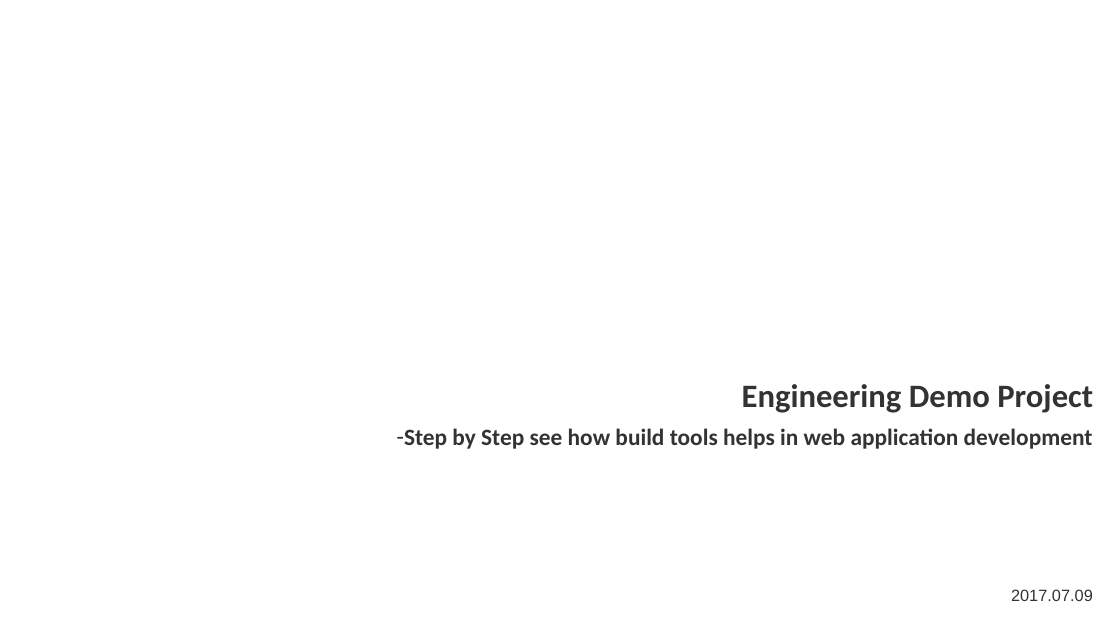
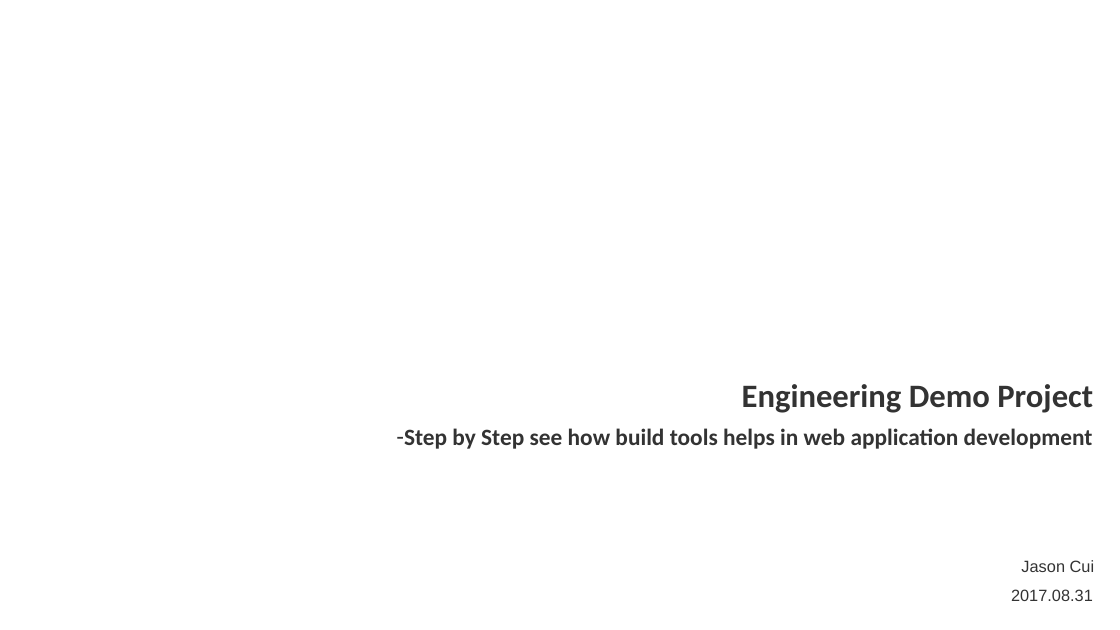
Before and after one commit to WenhaoXu/full-stack-web-course, a slide deck: slide 1 of engineering/2017/materials/ppt/demo.pptx. Drawn at 1120x630 pixels with LibreOffice and Linux fonts; fonts in the diff are those of the drawing; background and template pictures are left out. Boxes give left, top, right and bottom in pixels: in the first picture for what was removed or moved away, otherwise in the second. Text is boxed around its words. In the diff, an @@ line names an element or a change of style, - is before the commit and + after.

```diff
--- a/engineering/2017/materials/ppt/demo.pptx
+++ b/engineering/2017/materials/ppt/demo.pptx
@@ text added at (1021,560,1095,572), 14 pt, text #333333 @@
+Jason Cui
@@ text at (1011,589,1093,601): text changed @@
-2017.07.09
+2017.08.31
```
Also in this commit, not shown: 1 slide removed, 3 other files.
